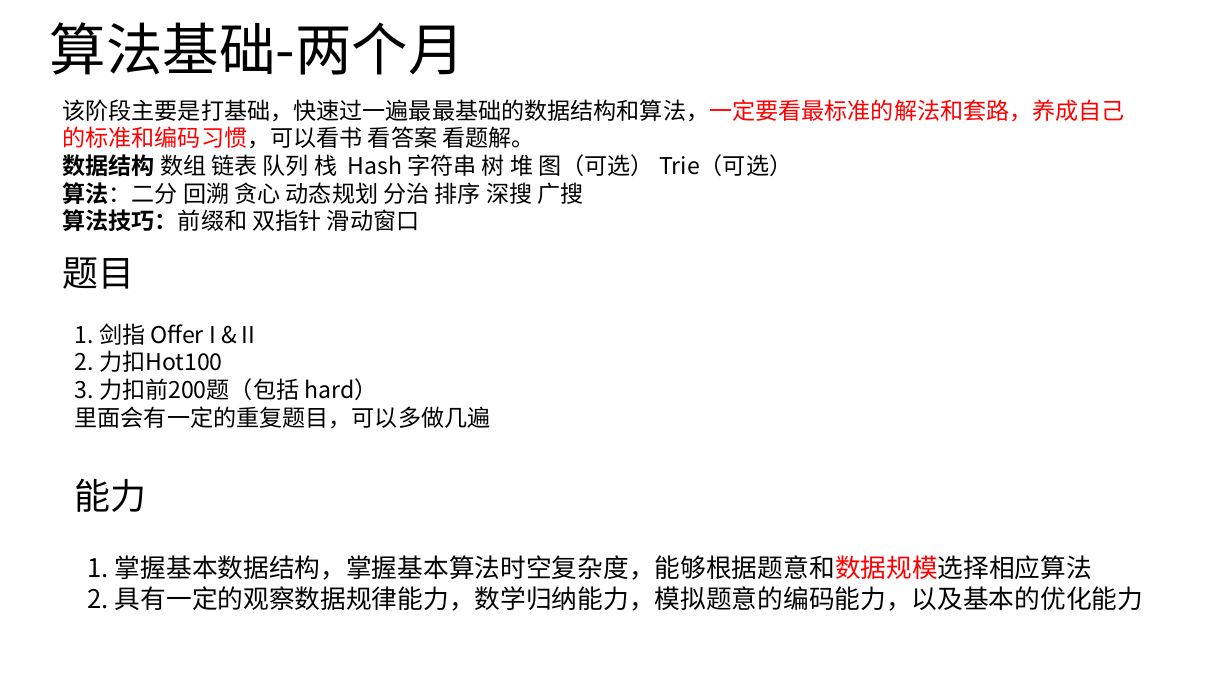
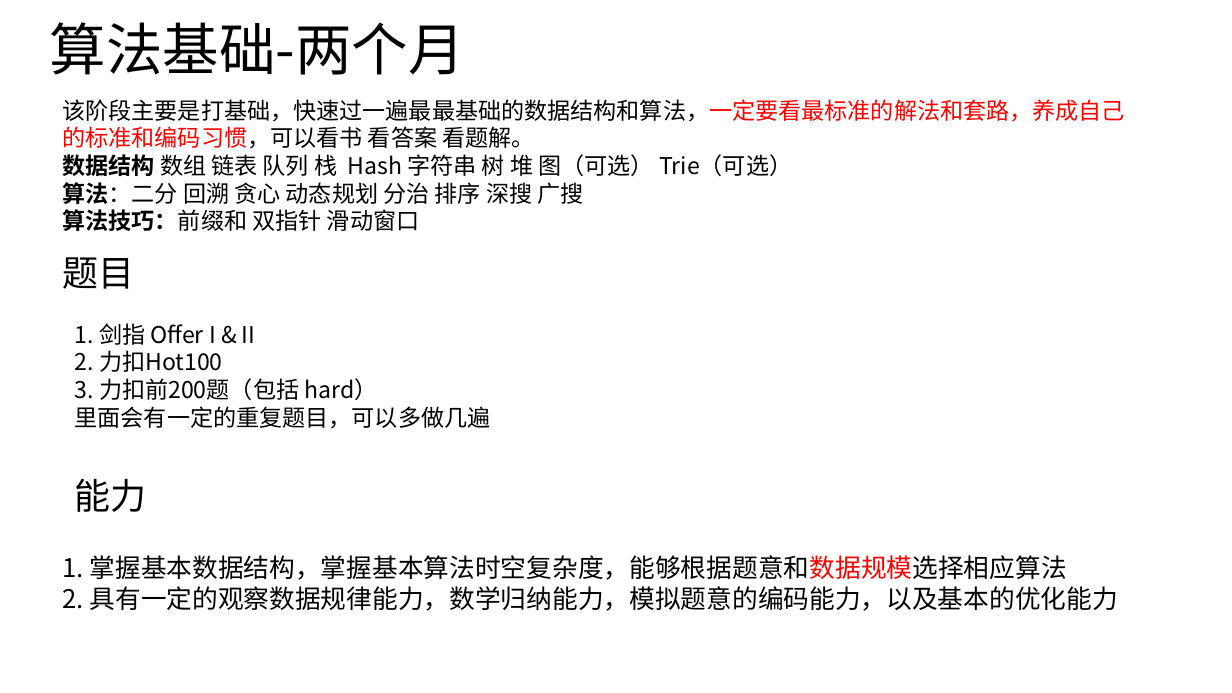
Before and after one commit to aiwujingxin/Algorithms, a slide deck: slide 1 of xmind/刷题指南.pptx. Drawn at 1232x693 pixels with LibreOffice and Linux fonts; fonts in the diff are those of the drawing. Boxes give left, top, right and bottom in pixels: in the first picture for what was removed or moved away, otherwise in the second. Text is boxed around its words. In the diff, an @@ line names an element or a change of style, - is before the commit and + after.

```diff
--- a/xmind/刷题指南.pptx
+++ b/xmind/刷题指南.pptx
@@ text "1. 掌握基本数据结构，掌握基本算法时空复杂度，能够根据题意和数据规模选择相应算法 2. 具有一定的观察数据规律能力，数 ...": place and size @@
-text "1. 掌握基本数据结构，掌握基本算法时空复杂度，能够根据题意和数据规模选择相应算法 2. 具有一定的观察数据规律能力，数 ..." at <box>88,555,1143,611</box>
+text "1. 掌握基本数据结构，掌握基本算法时空复杂度，能够根据题意和数据规模选择相应算法 2. 具有一定的观察数据规律能力，数 ..." at <box>62,555,1118,611</box>
```
Also in this commit, not shown: 2 other slides changed, 1 slide added, 13 other files.
